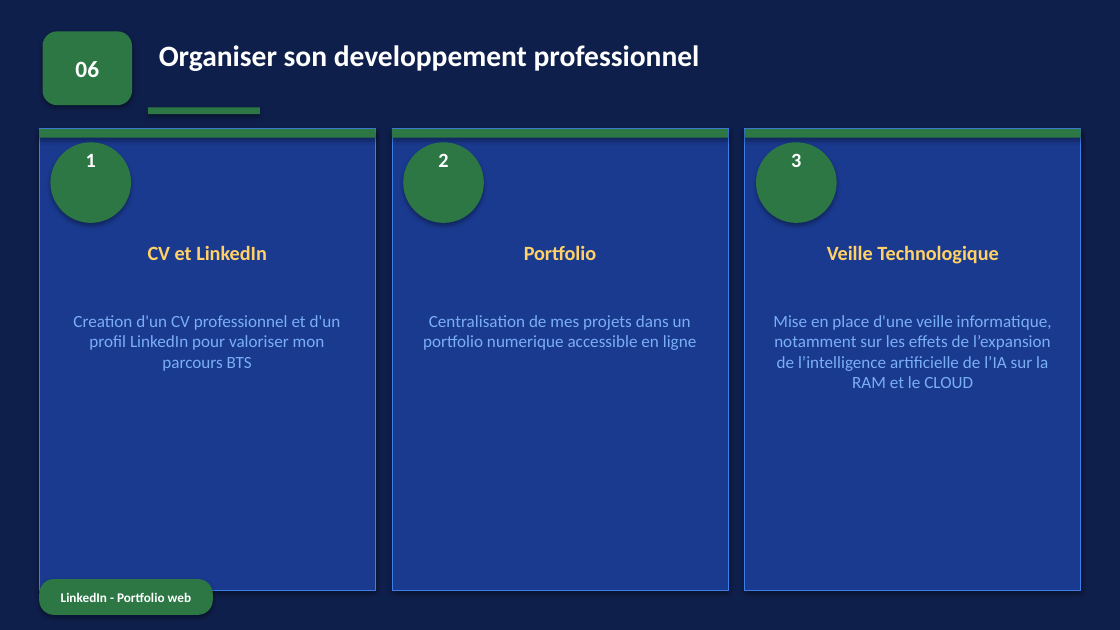
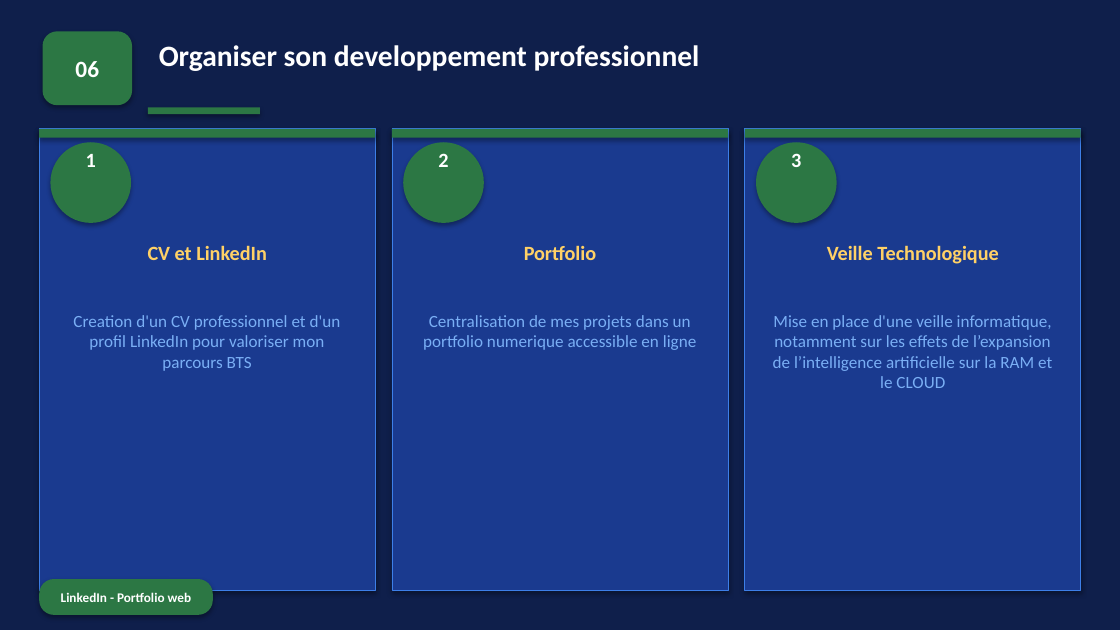
Before and after one commit to Kevincrl/kevincrl.github.io, a slide deck: slide 10 of Compte_Rendu/Presentation_bts_final.pptx. Drawn at 1120x630 pixels with LibreOffice and Linux fonts; fonts in the diff are those of the drawing. Boxes give left, top, right and bottom in pixels: in the first picture for what was removed or moved away, otherwise in the second. Text is boxed around its words. In the diff, an @@ line names an element or a change of style, - is before the commit and + after.

Commit message:
cc

```diff
--- a/Compte_Rendu/Presentation_bts_final.pptx
+++ b/Compte_Rendu/Presentation_bts_final.pptx
@@ text at <box>773,315,1052,388</box>: text changed @@
-Mise en place d'une veille informatique, notamment sur les effets de l’expansion de l’intelligence artificielle de l’IA sur la RAM et le CLOUD
+Mise en place d'une veille informatique, notamment sur les effets de l’expansion de l’intelligence artificielle sur la RAM et le CLOUD
```
